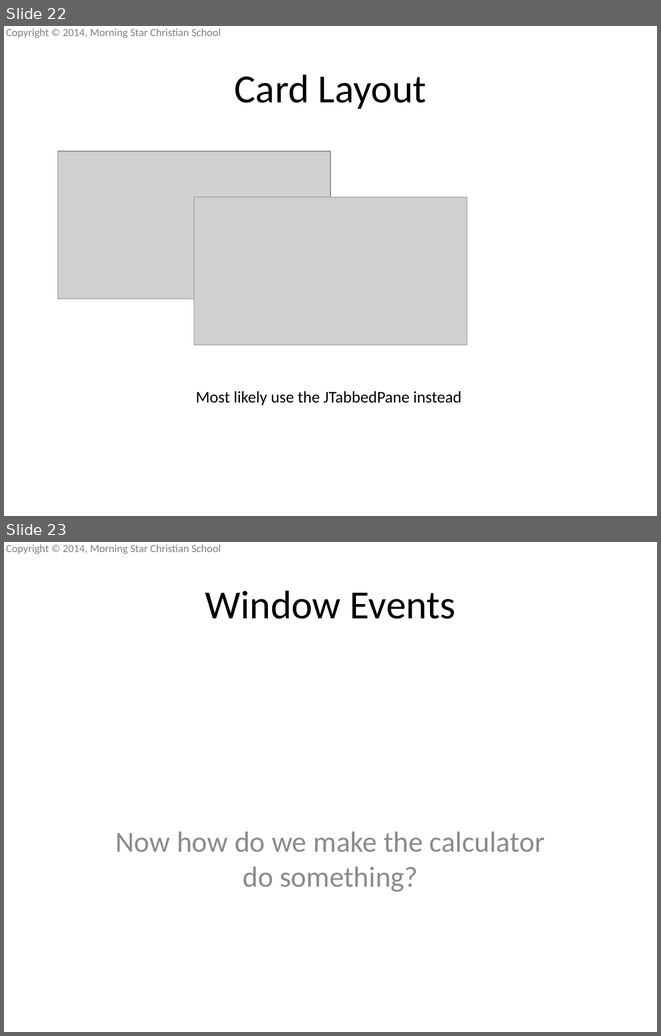
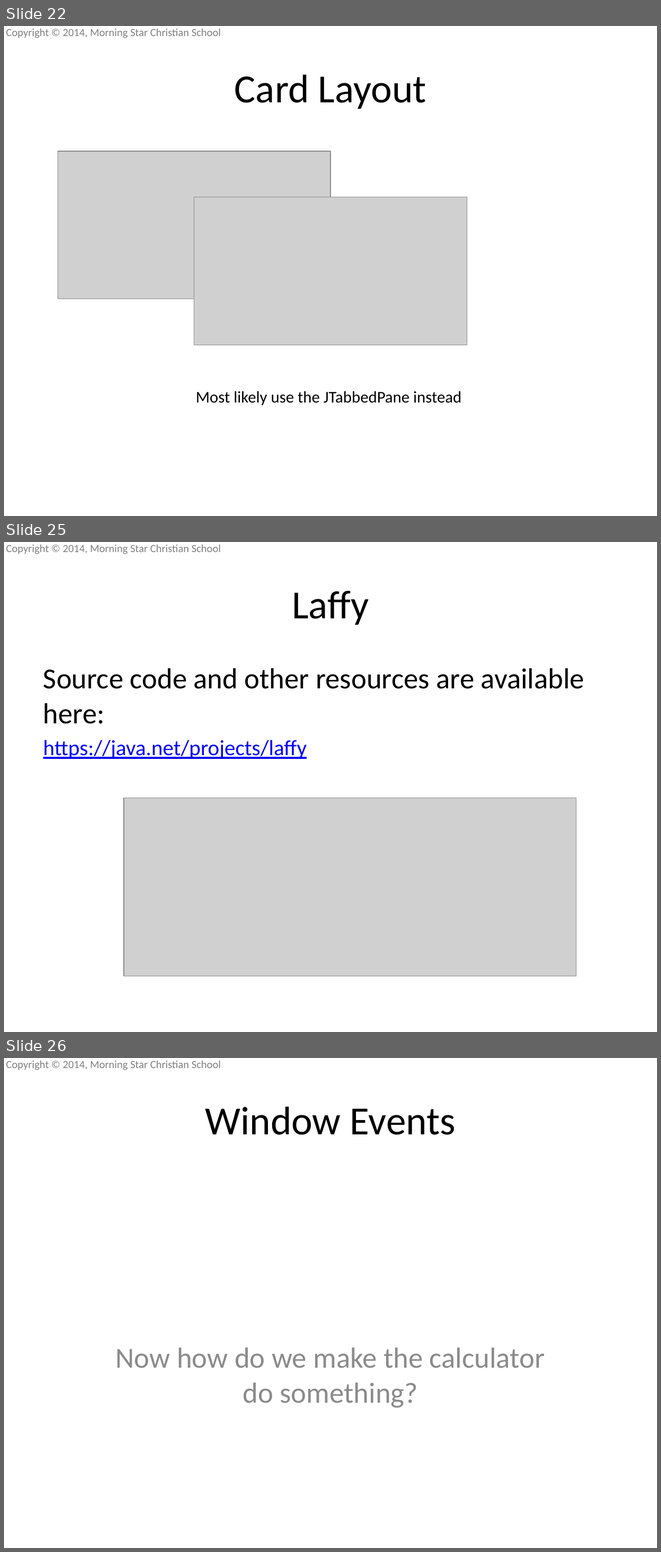
Before and after one commit to mscsbend/presentations, a slide deck: Lesson 3.pptx. Shown one above the other, each under a label of ours: slides 22 and 23 before the commit, slides 22, 25 and 26 after it; the slides between them are not shown. The pictures are 661x1036 and 661x1552 pixels, drawn with LibreOffice and Linux fonts; fonts in the diff are those of the drawing; grey boxes stand for pictures; background and template pictures are left out. Boxes give left, top, right and bottom in pixels: in the first picture for what was removed or moved away, otherwise in the second. Text is boxed around its words. In the diff, an @@ line names an element or a change of style, - is before the commit and + after.

Commit message:
Added some details about SwingSet3, and Laffy

```diff
--- a/Lesson 3.pptx
+++ b/Lesson 3.pptx
@@ slide 25 added at bbox=[4, 542, 657, 1032], background picture (left out); not listed: 1 template element that a slide beside it also shows @@
@@ title added at bbox=[292, 591, 369, 625], 44 pt, text #000000 @@
+Laffy
@@ text added at bbox=[43, 668, 584, 759], 32 pt, text #000000 @@
+Source code and other resources are available here:
+https://java.net/projects/laffy
@@ picture added at bbox=[123, 798, 576, 976] @@
@@ what was slide 23 is now slide 26 @@
```
Also in this commit, not shown: 2 slides changed, 2 other slides added.
